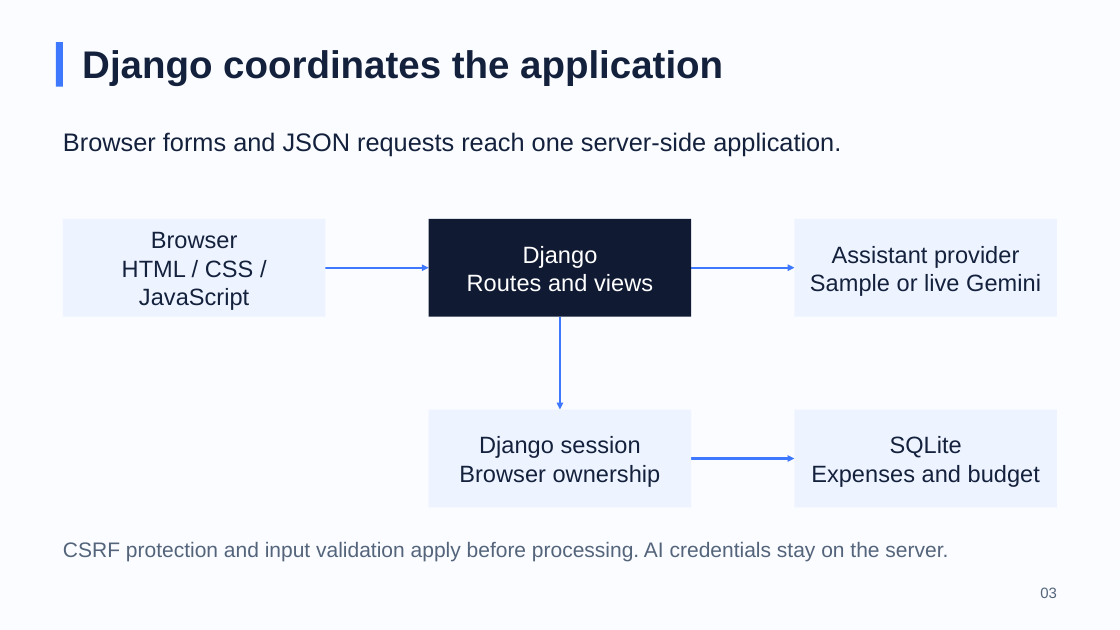
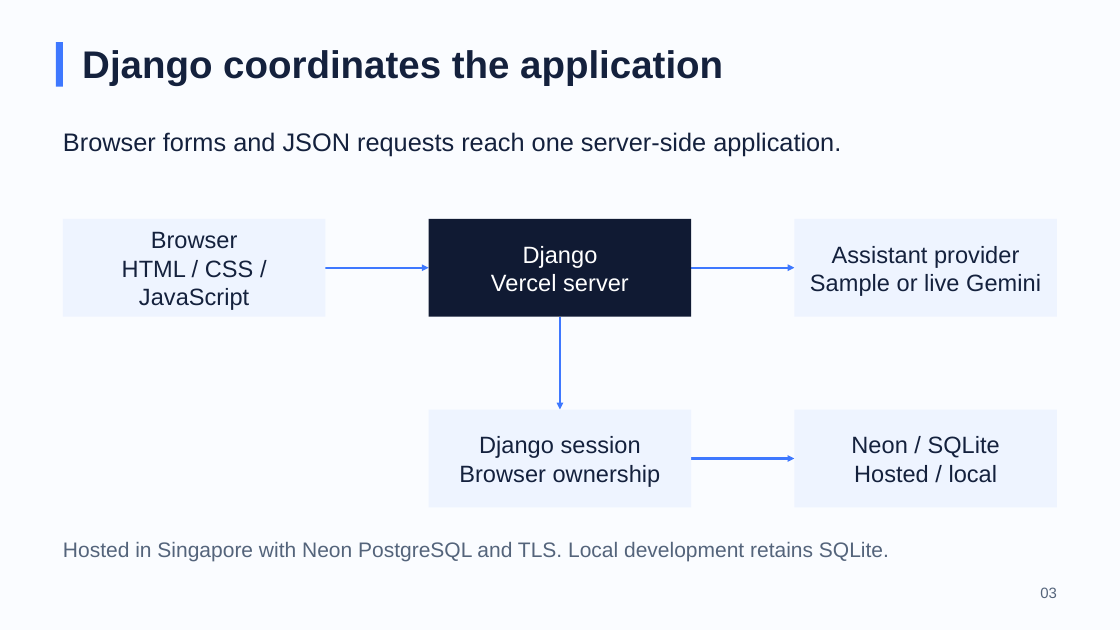
Before and after one commit to BikashCoder31/mybud-student-assistant, a slide deck: slide 3 of docs/presentation/MyBud_Student_Life_Assistant.pptx. Drawn at 1120x630 pixels with LibreOffice and Linux fonts; fonts in the diff are those of the drawing. Boxes give left, top, right and bottom in pixels: in the first picture for what was removed or moved away, otherwise in the second. Text is boxed around its words. In the diff, an @@ line names an element or a change of style, - is before the commit and + after.

Commit message:
Publish hosted report presentation and clean release manifest

```diff
--- a/docs/presentation/MyBud_Student_Life_Assistant.pptx
+++ b/docs/presentation/MyBud_Student_Life_Assistant.pptx
@@ text in rectangle at bbox=[491, 274, 629, 292]: text changed @@
-Routes and views
+Vercel server
@@ text in rectangle at bbox=[851, 436, 1000, 483]: text changed @@
-SQLite
-Expenses and budget
+Neon / SQLite
+Hosted / local
@@ text at bbox=[63, 542, 889, 561]: text changed @@
-CSRF protection and input validation apply before processing. AI credentials stay on the server.
+Hosted in Singapore with Neon PostgreSQL and TLS. Local development retains SQLite.
```
Also in this commit, not shown: 5 other slides changed, 4 other files.
